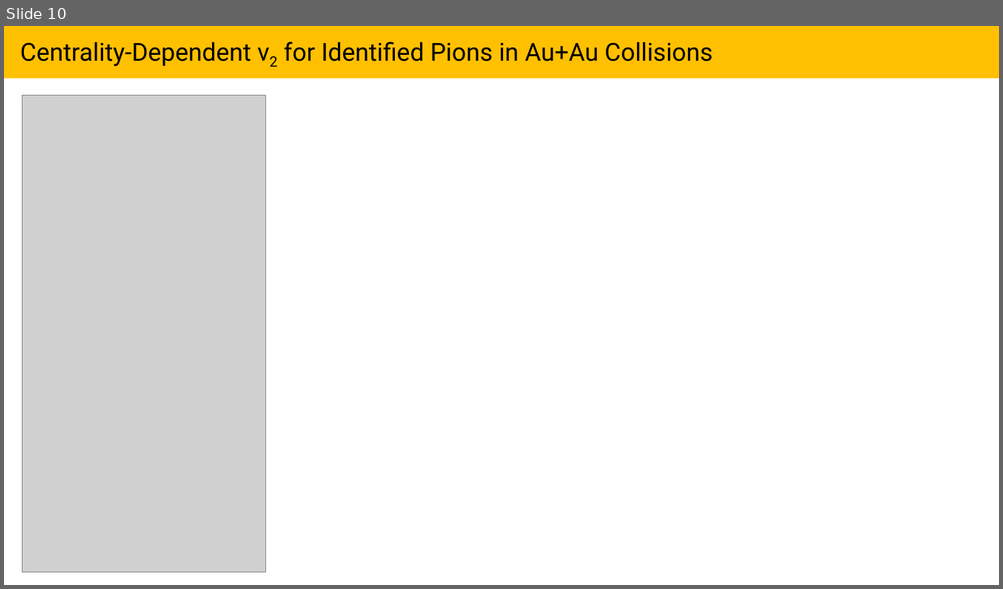
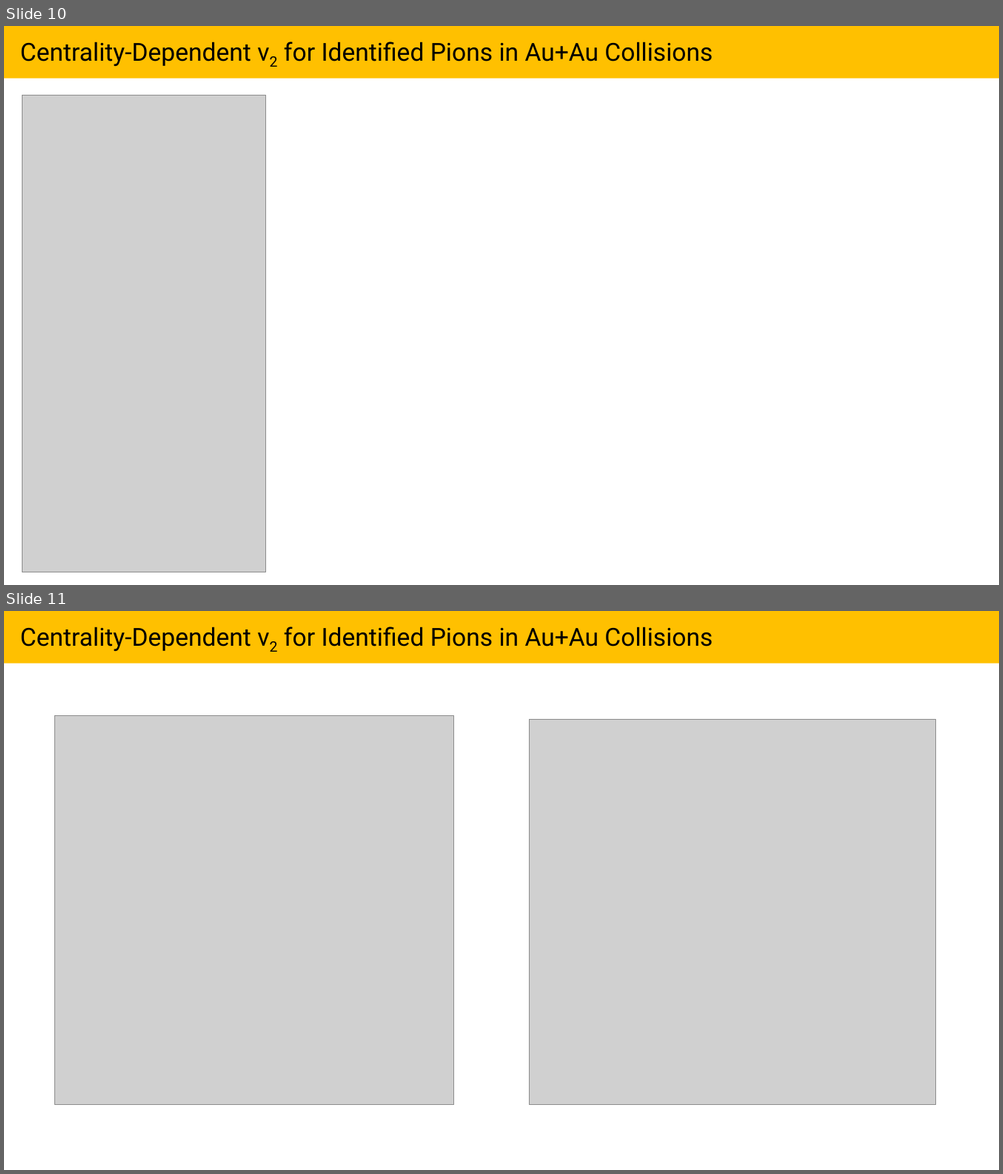
Before and after one commit to jdokoop/hepmc-flow-modulator, a slide deck: documentation.pptx. Shown one above the other, each under a label of ours: slide 10 before the commit, slides 10 and 11 after it. The pictures are 1003x589 and 1003x1174 pixels, drawn with LibreOffice and Linux fonts; fonts in the diff are those of the drawing; grey boxes stand for pictures. Boxes give left, top, right and bottom in pixels: in the first picture for what was removed or moved away, otherwise in the second. Text is boxed around its words. In the diff, an @@ line names an element or a change of style, - is before the commit and + after.

Commit message:
Updated

```diff
--- a/documentation.pptx
+++ b/documentation.pptx
@@ slide 11 added at box(4, 611, 999, 1170), background #FFFFFF @@
@@ rectangle added at box(4, 611, 999, 664), fill #FFC000 @@
@@ text added at box(20, 627, 712, 651), 24 pt, text #000000 @@
+Centrality-Dependent v2 for Identified Pions in Au+Au Collisions
@@ picture added at box(55, 716, 454, 1105) @@
@@ picture added at box(529, 719, 936, 1105) @@
```
